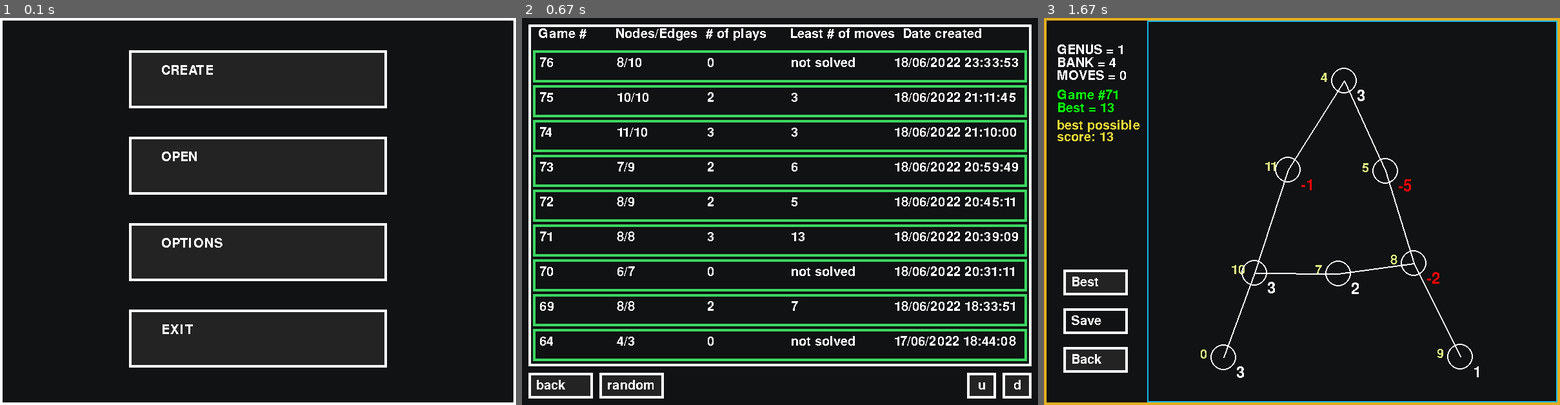
Above: before the commit, frames 1-3 (left to right).
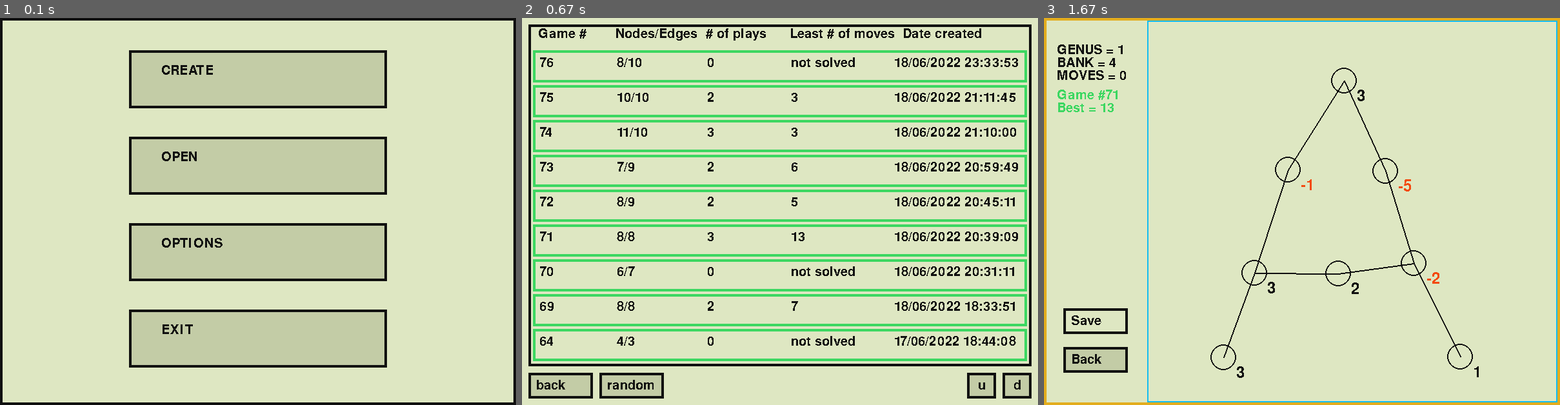
Above: after the commit, the same moments.

Repository: rayannott/dollargame
Game: pygame game, started from Gui.py
Same seed, same stepped clock (60 frames per second), same inputs: the game is played once before the commit and once after it.
Inputs (mouse positions are in pixels of both pictures, inside the frame that each line leads up to):
- Up to frame 1 (0.1 s): no input
- Up to frame 2 (0.67 s): click "OPEN" at 0.38 s
- Up to frame 3 (1.67 s): press the mouse at (1302, 134) at 0.7 s; move the mouse to (1332, 188) at 0.8 s; release the mouse at (1363, 246) at 0.93 s; press the mouse at (1095, 319) at 1.03 s; move the mouse to (1193, 257) at 1.13 s; release the mouse at (1286, 192) at 1.27 s

The runs differ from the first frame. In frame 1, 100% of the frame differs, in the area x 0-100%, y 0-100%; in frame 2, 88%; in frame 3, 97%.

Commit message:
added ctrl+backspace, light theme

Diff:
--- a/Gui.py
+++ b/Gui.py
@@ -48,7 +48,7 @@
         current_value = G.nodes[n]['val']
         pos = G.nodes[n]['pos']
         screen.blit(my_font_bigger.render(str(current_value), False,
-                    WHITE if current_value >= 0 else RED), (pos[0]+20, pos[1]+12))
+                    THEME['def'] if current_value >= 0 else RED), (pos[0]+20, pos[1]+12))
         if OPTIONS['show_node_ids']:
             text_node_indices = my_font.render(
                 str(n), False, THEME['indices_text'])
@@ -57,9 +57,9 @@
     # display parameters (genus, bank) and indicator
     shift = 90 if y_shift_genus_bank else 0
     screen.blit(my_font.render(
-        f'GENUS = {G.genus}', False, WHITE), (20, 40 + shift))
+        f'GENUS = {G.genus}', False, THEME['def']), (20, 40 + shift))
     screen.blit(my_font.render(
-        f'BANK = {G.bank}', False, WHITE), (20, 60 + shift))
+        f'BANK = {G.bank}', False, THEME['def']), (20, 60 + shift))
 
     # sandbox if .. True else game
     if sandbox:
@@ -69,17 +69,17 @@
     else:
         if not y_shift_genus_bank:
             screen.blit(my_font.render(
-                f'MOVES = {num_moves}', False, WHITE), (20, 80 + shift))
+                f'MOVES = {num_moves}', False, THEME['def']), (20, 80 + shift))
 
 
 def display_nodes_edges(G):
     # nodes
     for node in G.nodes:
-        pygame.draw.circle(screen, (255, 255, 255),
+        pygame.draw.circle(screen, THEME['def'],
                            G.nodes[node]['pos'], 20, 2)
     # edges
     for s, f in G.edges:
-        pygame.draw.line(screen, (255, 255, 255),
+        pygame.draw.line(screen, THEME['def'],
                          G.nodes[s]['pos'],
                          G.nodes[f]['pos'], 2)
 
@@ -291,21 +291,21 @@
 
         display_panels(panels9)
         screen.blit(my_font.render('Game #', False,
-                                   (255, 255, 255)), (15+10, 15))
+                                   THEME['def']), (15+10, 15))
         screen.blit(my_font.render('Nodes/Edges', False,
-                                   (255, 255, 255)), (15+130, 15))
+                                   THEME['def']), (15+130, 15))
         screen.blit(my_font.render('# of plays', False,
-                                   (255, 255, 255)), (15+270, 15))
+                                   THEME['def']), (15+270, 15))
         screen.blit(my_font.render('Least # of moves',
-                                   False, (255, 255, 255)), (15+400, 15))
+                                   False, THEME['def']), (15+400, 15))
         screen.blit(my_font.render('Date created', False,
-                                   (255, 255, 255)), (15+575, 15))
+                                   THEME['def']), (15+575, 15))
 
         # hover tooltips
         mouse = pygame.mouse.get_pos()
         hover.display(mouse, screen, my_font_hover)
 
-        pygame.draw.rect(screen, WHITE, [10, 10, 780, 530], 4)
+        pygame.draw.rect(screen, THEME['def'], [10, 10, 780, 530], 4)
         pygame.display.update()
 
 
@@ -446,6 +446,8 @@
     sort_by_num = SORTBY_LIST.index(sort_by)
     layout = OPTIONS['layout']
     layout_num = LAYOUT_LIST.index(layout)
+    theme = OPTIONS['theme']
+    theme_num = THEME_LIST.index(theme)
     cmdline = Commands()
 
     btn_back = Button(topleft=(10, 550), size=(100, 40),
@@ -460,11 +462,13 @@
                          text='sort by', hover_text='choose how to sort games in the game opening window')
     btn_layout = Button(topleft=(10, 160), size=(120, 40),
                         text='layout', hover_text='choose a layout for a generated game')
+    btn_theme = Button(topleft=(10, 210), size=(120, 40),
+                       text='theme', hover_text='change the theme (dark/light) (needs restarting)')
     txt_console = TextInput(topleft=(330, 10), size=(460, 40),
                             text='', hover_text=f'this is the command line', text_placement_specifier='input_text')
 
     hover = HoverTooltip(objects=[btn_back, btn_save, btn_show_ind,
-                                  btn_sort_by, btn_layout, btn_show_best_possible, txt_console], topleft=(130, 567))
+                                  btn_sort_by, btn_layout, btn_show_best_possible, txt_console, btn_theme], topleft=(130, 567))
 
     running_options = True
     while running_options:
@@ -484,8 +488,10 @@
                         OPTIONS['sort_by'] = sort_by
                         OPTIONS['layout'] = layout
                         OPTIONS['show_best_possible'] = show_best_possible
+                        OPTIONS['theme'] = theme
                         with open('options.json', 'w') as f:
                             json.dump(OPTIONS, f)
+                        cmdline.log('info: saved successfully')
                     elif btn_show_ind.hovering(up):
                         show_indices = not show_indices
                     elif btn_show_best_possible.hovering(up):
@@ -496,12 +502,25 @@
                     elif btn_layout.hovering(up):
                         layout_num += 1
                         layout = LAYOUT_LIST[layout_num % len(LAYOUT_LIST)]
+                    elif btn_theme.hovering(up):
+                        theme_num += 1
+                        theme = THEME_LIST[theme_num % len(THEME_LIST)]
+                        cmdline.log(
+                            f'info: save and then restart the game to & update the theme to [{theme}]')
+
                     elif txt_console.hovering(up):
                         txt_console.input_mode = not txt_console.input_mode
             elif event.type == pygame.KEYDOWN:
                 if txt_console.input_mode:
                     if event.key == pygame.K_BACKSPACE:
-                        txt_console.text = txt_console.text[:-1]
+                        if pygame.key.get_mods() & pygame.KMOD_CTRL:
+                            print('pressed')
+                            tmp = txt_console.text.split()
+                            if tmp:
+                                tmp.pop()
+                                txt_console.text = ' '.join(tmp)
+                        else:
+                            txt_console.text = txt_console.text[:-1]
                     elif event.key == pygame.K_RETURN and txt_console.text:
                         # commands processing
                         try:
@@ -539,6 +558,7 @@
         btn_show_best_possible.draw(screen, my_font)
         btn_sort_by.draw(screen, my_font)
         btn_layout.draw(screen, my_font)
+        btn_theme.draw(screen, my_font)
         txt_console.draw(screen, my_font)
 
         # hover tooltips
@@ -551,18 +571,20 @@
                     (x + btn_show_ind.size[0] + 5, y + 13))
         screen.blit(my_font.render(str(show_best_possible), False, GREEN if show_best_possible else RED),
                     (x + btn_show_ind.size[0] + 5, y + 60))
-        screen.blit(my_font.render(sort_by, False, WHITE),
+        screen.blit(my_font.render(sort_by, False, THEME['def']),
                     (x + btn_show_ind.size[0] + 5, y + 108))
-        screen.blit(my_font.render(layout, False, WHITE),
-                    (x + btn_show_ind.size[0] + 5, y + 155))
+        screen.blit(my_font.render(layout, False, THEME['def']),
+                    (x + btn_show_ind.size[0] + 5, y + 160))
+        screen.blit(my_font.render(theme, False, THEME['def']),
+                    (x + btn_show_ind.size[0] + 5, y + 210))
 
         # light yellow outline
         pygame.draw.rect(screen, THEME['options_outline'], [
                          0, 0, WIDTH, HEIGHT], 4)
         # console logs
-        pygame.draw.rect(screen, WHITE, [330, 60, 460, 530], 4)
+        pygame.draw.rect(screen, THEME['def'], [330, 60, 460, 530], 4)
         for i, log in enumerate(cmdline.console_log[-22:]):
-            screen.blit(my_font.render(log, False, WHITE),
+            screen.blit(my_font.render(log, False, THEME['def']),
                         (337, 65 + i*23))
         pygame.display.update()
 
@@ -614,7 +636,7 @@
         hover.display(mouse, screen, my_font_hover)
 
         # white outline
-        pygame.draw.rect(screen, WHITE, [0, 0, WIDTH, HEIGHT], 4)
+        pygame.draw.rect(screen, THEME['def'], [0, 0, WIDTH, HEIGHT], 4)
         pygame.display.update()
 
 
--- a/options.json
+++ b/options.json
@@ -1 +1 @@
-{"show_node_ids": true, "sort_by": "date_created", "layout": "shell", "show_best_possible": true}
+{"show_node_ids": false, "sort_by": "date_created", "layout": "shell", "show_best_possible": false, "theme": "light"}
--- a/theme.json
+++ b/theme.json
@@ -1,16 +1,40 @@
 {
-	"background": "#101213",
-	"red": "#F34A10",
-	"field_outline": "#13BCF0",
-	"sandbox_outline": "#32B1EF",
-	"purple_outline": "#CC6EE9",
-	"playing_outline": "#E3AD1E",
-	"won_outline": "#5BF25A",
-	"options_outline": "#D2F264",
-	"open_game_panels": "#3CD761",
-	"hover_text": "#B0B0FA",
-	"counter_text": "#C255C8",
-	"indices_text": "#E1F081",
-	"button_inactive": "#101213",
-	"button_default": "#232323"
+	"dark": {
+		"def": "#FFFFFF",
+		"background": "#101213",
+		"red": "#F34A10",
+		"green": "#3CD761",
+		"yellow": "#EEEA41",
+		"field_outline": "#13BCF0",
+		"sandbox_outline": "#32B1EF",
+		"purple_outline": "#CC6EE9",
+		"playing_outline": "#E3AD1E",
+		"won_outline": "#5BF25A",
+		"options_outline": "#D2F264",
+		"open_game_panels": "#3CD761",
+		"hover_text": "#B0B0FA",
+		"counter_text": "#C255C8",
+		"indices_text": "#E1F081",
+		"button_inactive": "#101213",
+		"button_default": "#232323"
+	},
+	"light": {
+		"def": "#101010",
+		"background": "#DEE7C2",
+		"red": "#F34A10",
+		"green": "#3CD761",
+		"yellow": "#C5AF28",
+		"field_outline": "#13BCF0",
+		"sandbox_outline": "#32B1EF",
+		"purple_outline": "#CC6EE9",
+		"playing_outline": "#E3AD1E",
+		"won_outline": "#5BF25A",
+		"options_outline": "#D2F264",
+		"open_game_panels": "#3CD761",
+		"hover_text": "#89266D",
+		"counter_text": "#C255C8",
+		"indices_text": "#AA2D86",
+		"button_inactive": "#DEE7C2",
+		"button_default": "#C3CCA6"
+	}
 }
--- a/ui_elements.py
+++ b/ui_elements.py
@@ -23,7 +23,7 @@
             x, y = self.topleft
             wi, he = self.size
             color = color_active(self.bg_color)
-            pygame.draw.rect(screen, (255, 255, 255), [x, y, wi, he], width=4)
+            pygame.draw.rect(screen, THEME['def'], [x, y, wi, he], width=4)
             pygame.draw.rect(screen, color, [x+4, y+4, wi-8, he-8])
             if self.text_placement_specifier == 'text_input':
 
@@ -31,7 +31,7 @@
             else:
                 position = x + wi//8, y + he//4
             screen.blit(font.render(self.text, False,
-                        (255, 255, 255)), position)
+                        THEME['def']), position)
 
     def hovering(self, pos):
         res = self.rect.collidepoint(pos) and self.is_active
@@ -71,7 +71,7 @@
             if obj.hovering(pos):
                 self.text = obj.hover_text
                 screen.blit(font.render(self.text, False,
-                            (200, 200, 255)), self.topleft)
+                            THEME['hover_text']), self.topleft)
                 return
         self.text = ''
 
@@ -85,15 +85,15 @@
         pygame.draw.rect(screen, THEME['open_game_panels'], [
                          x, y, 766, PANEL_HEIGHT], 4)
         screen.blit(font.render(
-            str(self.data['game_number']), False, (255, 255, 255)), (x+10, y+10))
+            str(self.data['game_number']), False, THEME['def']), (x+10, y+10))
         screen.blit(font.render(
-            '/'.join(map(str, self.data['graph'])), False, (255, 255, 255)), (x+130, y+10))
+            '/'.join(map(str, self.data['graph'])), False, THEME['def']), (x+130, y+10))
         screen.blit(font.render(
-            str(self.data['num_of_plays']), False, (255, 255, 255)), (x+270, y+10))
+            str(self.data['num_of_plays']), False, THEME['def']), (x+270, y+10))
         screen.blit(font.render(
-            str(self.data['best_score']), False, (255, 255, 255)), (x+400, y+10))
+            str(self.data['best_score']), False, THEME['def']), (x+400, y+10))
         screen.blit(font.render(
-            str(self.data['date_created']), False, (255, 255, 255)), (x+560, y+10))
+            str(self.data['date_created']), False, THEME['def']), (x+560, y+10))
 
 
 class TextInput(Button):
--- a/utils.py
+++ b/utils.py
@@ -4,24 +4,27 @@
 from datetime import datetime
 from random import choice
 from math import sqrt
-
 from Graph import load_game
 
 PANEL_HEIGHT = 50
-WHITE, GREEN, RED, YELLOW = (
-    255, 255, 255), (0, 255, 0), (255, 0, 0), (233, 218, 52)
 RECTS = [pygame.Rect([15, PANEL_HEIGHT + ind*(PANEL_HEIGHT + 4), 770, PANEL_HEIGHT])
          for ind in range(9)]
 WIDTH, HEIGHT = 800, 600
 ALLOWED_SYMBOLS = set('abcdefghijklmnopqrstuvwxyz0123456789 _-.')
 SORTBY_LIST = ['date_created', 'num_of_plays', 'best_score', 'game_number']
 LAYOUT_LIST = ['planar', 'shell']
-
+THEME_LIST = ['dark', 'light']
 with open('options.json', 'r') as f:
     OPTIONS = json.load(f)
 
-with open('theme.json', 'r') as f:
-    THEME = json.load(f)
+def load_theme():
+    with open('theme.json', 'r') as f:
+        THEME_ALL = json.load(f)
+    THEME = THEME_ALL[OPTIONS['theme']]
+    return THEME
+
+THEME = load_theme()
+GREEN, RED, YELLOW = THEME['green'], THEME['red'], THEME['yellow']
 
 
 def get_list_of_game_files():
@@ -80,6 +83,7 @@
         df.sort(key=lambda x: x['game_number'])
     return df
 
+
 def best_solution_by_player(filename):
     with open(f'games/{filename}', 'r') as f:
         game = json.load(f)
@@ -93,6 +97,7 @@
             return best_play_so_far, min_number_so_far
         else:
             return None, None
+
 
 def save_finished_game(g, moves, filename):
     if filename is None:
